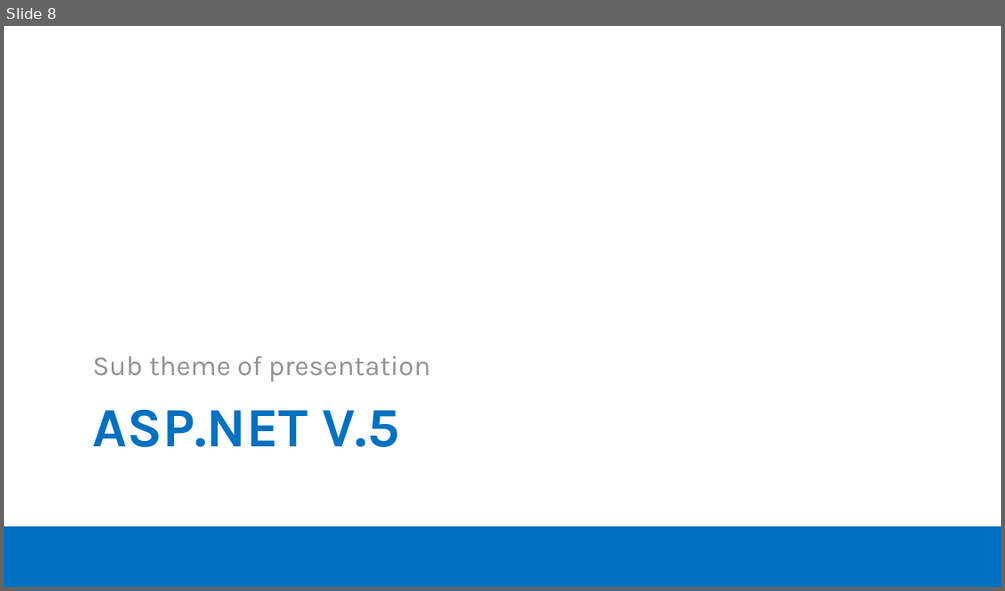
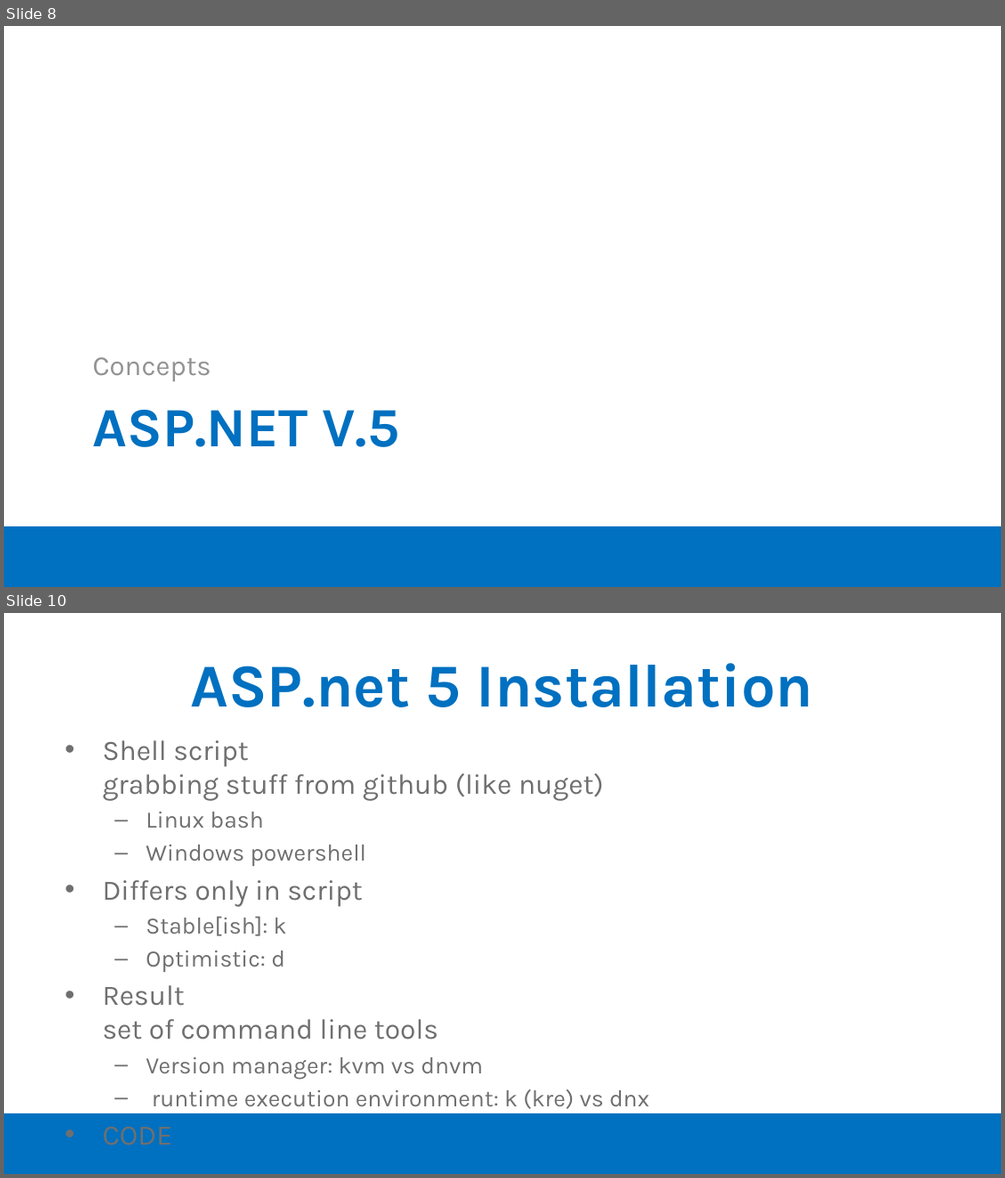
Before and after one commit to moljac/ASP.net.v5-AKA-vNext-Windays15, a slide deck: talk/Windays15 - ASP.net v.5 (vNext) on Linux and Mac OSX.pptx. Shown one above the other, each under a label of ours: slide 8 before the commit, slides 8 and 10 after it; the slides between them are not shown. The pictures are 1005x591 and 1005x1178 pixels, drawn with LibreOffice and Linux fonts; fonts in the diff are those of the drawing; background and template pictures are left out. Boxes give left, top, right and bottom in pixels: in the first picture for what was removed or moved away, otherwise in the second. Text is boxed around its words. In the diff, an @@ line names an element or a change of style, - is before the commit and + after.

```diff
--- a/talk/Windays15 - ASP.net v.5 (vNext) on Linux and Mac OSX.pptx
+++ b/talk/Windays15 - ASP.net v.5 (vNext) on Linux and Mac OSX.pptx
@@ slide 10 added at (4,613,1001,1174), background #FFFFFF; not listed: 1 template element that a slide beside it also shows @@
@@ title added at (190,663,814,707), 44 pt, text #0070C0, bold @@
+ASP.net 5 Installation
@@ text added at (103,740,649,1109), 17 pt, text #6F6F6F @@
+• Shell script
+  grabbing stuff from github (like nuget)
+  – Linux bash
+  – Windows powershell
+• Differs only in script
+  – Stable[ish]: k
+  – Optimistic: d
+• Result
+  set of command line tools
+  – Version manager: kvm vs dnvm
+  – runtime execution environment: k (kre) vs dnx
+• CODE
@@ slide 8 changed as well @@
@@ text at (93,357,211,381): text changed @@
-Sub theme of presentation
+Concepts
```
Also in this commit, not shown: 14 other slides changed, 2 other slides added, 3 slides removed.
